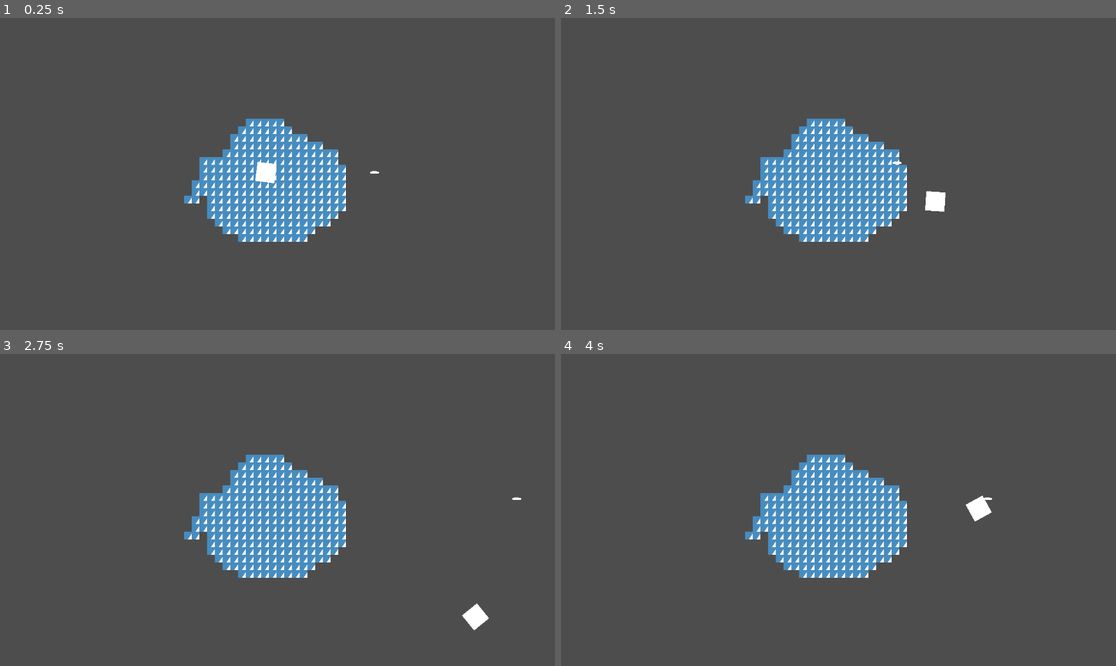
Above: before the commit, frames 1-4 (two rows, left to right).
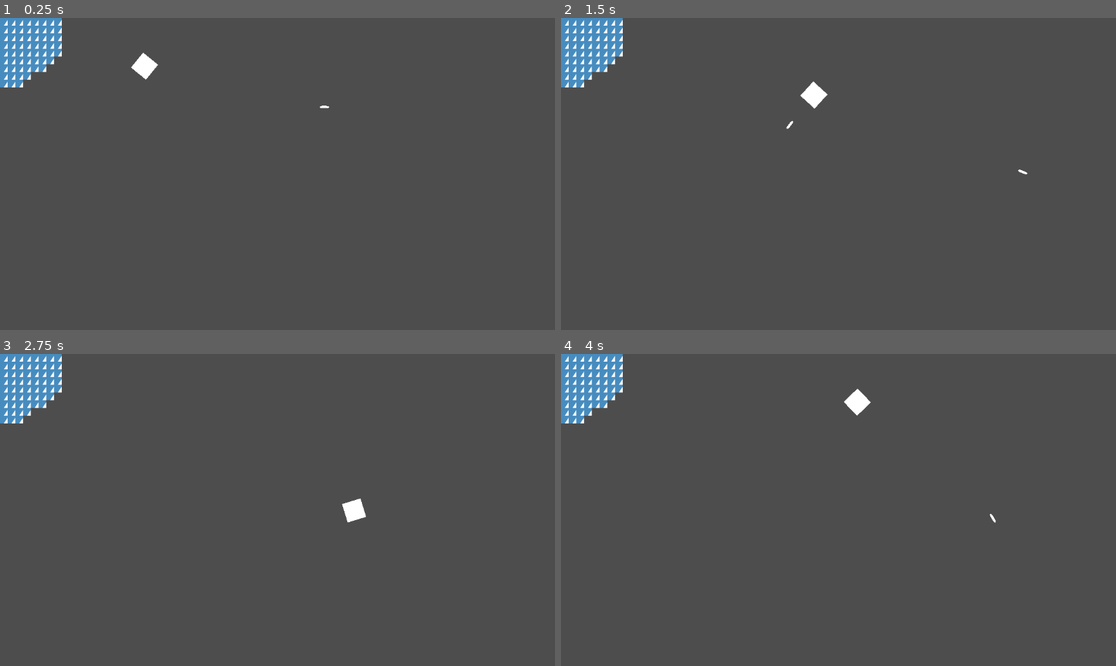
Above: after the commit, the same moments.

Repository: mpatel500/gamejam
Game: Godot game, scene res://world.tscn
Two runs of this game, one before a commit and one after it. Both use one fixed random seed, a clock stepped at 60 frames per second and the inputs below. The engine's default icon, where the game draws it, is replaced by a stand-in: a white triangle on a blue panel in a dark square.
Inputs (mouse positions are in pixels of both pictures, inside the frame that each line leads up to):
- Up to frame 1 (0.25 s): no input
- Up to frame 2 (1.5 s): tap Enter at 0.5 s; move the mouse to (960, 158) at 0.52 s; hold Right (right) 0.53-1.28 s; click (960, 158) at 0.6 s; move the mouse to (727, 189) at 1.27 s; hold Down (down) from 1.28 s (still down); click (727, 189) at 1.35 s
- Up to frame 3 (2.75 s): move the mouse to (333, 441) at 2.02 s; release Down (down) at 2.03 s; hold Right (right) from 2.03 s (still down); click (333, 441) at 2.1 s
- Up to frame 4 (4 s): move the mouse to (810, 572) at 2.77 s; release Right (right) at 2.78 s; hold Up (up) 2.78-3.53 s; click (810, 572) at 2.85 s; move the mouse to (1005, 556) at 3.52 s; hold Left (left) from 3.53 s (still down); click (1005, 556) at 3.6 s

The runs differ from the first frame. In frame 1, 10% of the frame differs, in the area x 0-69%, y 0-72%; in frame 2, 11%, in the area x 0-85%, y 0-72%; in frame 3, 11%; in frame 4, 11%.

Commit message:
Implemented player shooting

Diff:
--- a/Bullet.gd
+++ b/Bullet.gd
@@ -1,9 +1,9 @@
 extends Area2D
 
-var speed = 750
+var SPEED = 750
 
 func _physics_process(delta):
-	position += transform.x * speed * delta
+	position += transform.x * SPEED * delta
 
 #func _on_Bullet_body_entered(body):
 	#if body.is_in_group("mobs"):
--- a/Player.gd
+++ b/Player.gd
@@ -19,5 +19,6 @@
 
 func shoot():
 	var bullet = Bullet.instantiate()
+	bullet.position = position
 	owner.add_child(bullet)
-	bullet.transform = $Marker2D.transform
+	bullet.transform = $Marker2D.global_transform
--- a/world.tscn
+++ b/world.tscn
@@ -77,10 +77,9 @@
 sources/0 = SubResource("TileSetAtlasSource_d7a0k")
 
 [node name="World" type="Node2D"]
-position = Vector2(590, 321)
 
 [node name="Player" type="CharacterBody2D" parent="."]
-position = Vector2(-38, 0)
+position = Vector2(300, 100)
 script = ExtResource("1_b8ej1")
 metadata/_edit_group_ = true
 
@@ -112,3 +111,4 @@
 layer_0/tile_data = PackedInt32Array(65535, 196608, 2, 0, 196608, 2, 1, 196608, 2, 65537, 196608, 2, -65536, 196608, 2, …(4356 unchanged characters)…
 
 [node name="Bullet" parent="." instance=ExtResource("3_cu2yr")]
+position = Vector2(486, 185)
